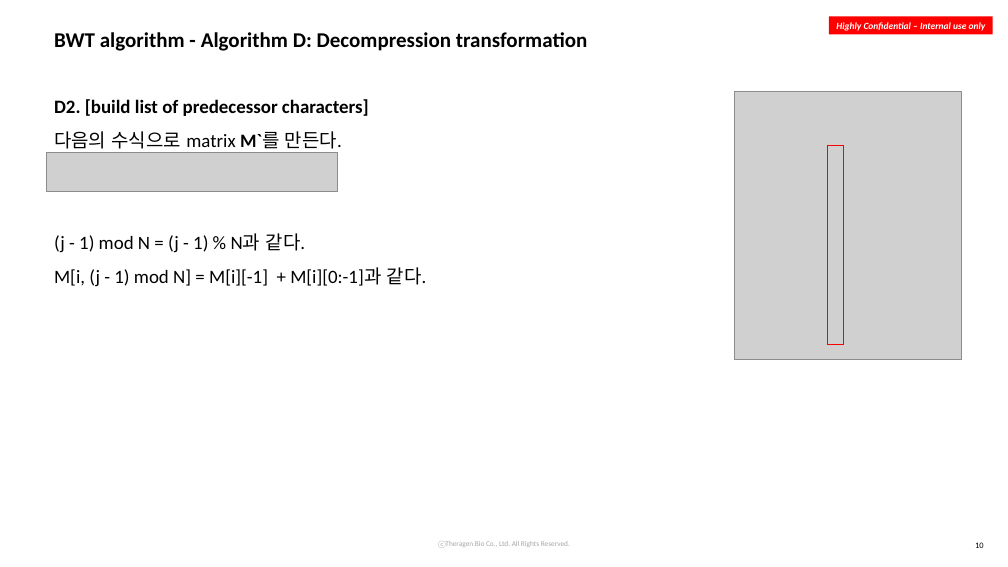
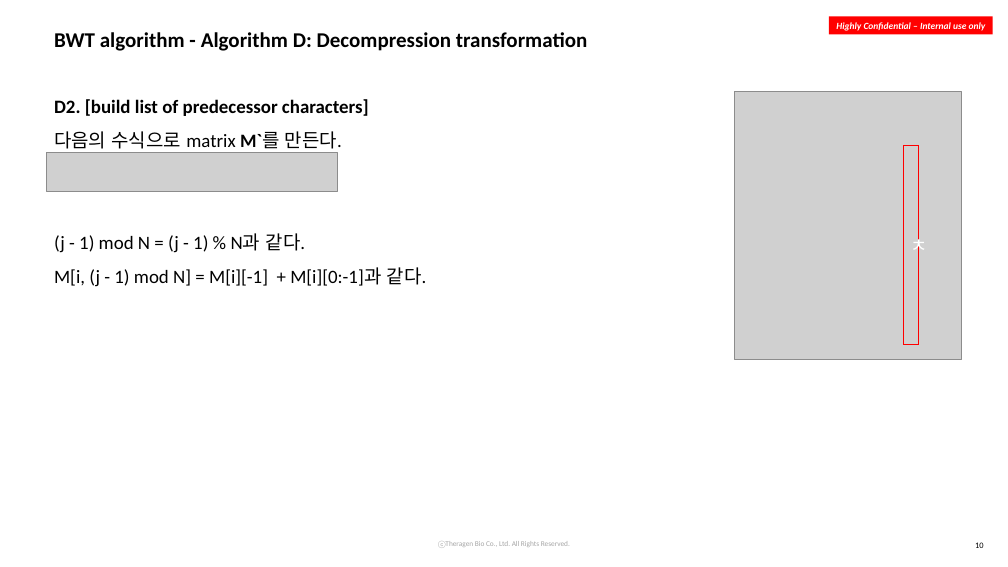
Before and after one commit to Shin-jongwhan/algorithm, a slide deck: slide 10 of BWT, BWA_240620.pptx. Drawn at 1008x567 pixels with LibreOffice and Linux fonts; fonts in the diff are those of the drawing; grey boxes stand for pictures; background and template pictures are left out. Boxes give left, top, right and bottom in pixels: in the first picture for what was removed or moved away, otherwise in the second. Text is boxed around its words. In the diff, an @@ line names an element or a change of style, - is before the commit and + after.

```diff
--- a/BWT, BWA_240620.pptx
+++ b/BWT, BWA_240620.pptx
@@ rectangle "ㅊ": place and size @@
-rectangle "ㅊ" at box(828, 146, 844, 345)
+rectangle "ㅊ" at box(904, 146, 920, 345)
@@ text in rectangle at box(910, 233, 927, 258): text added @@
+ㅊ
```
Also in this commit, not shown: 2 other slides changed, 1 slide added.
